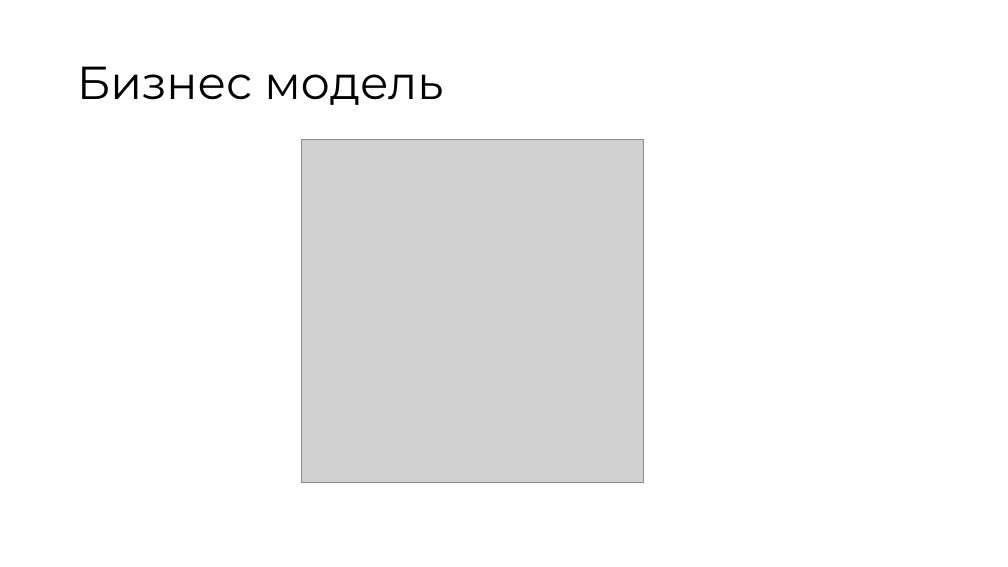
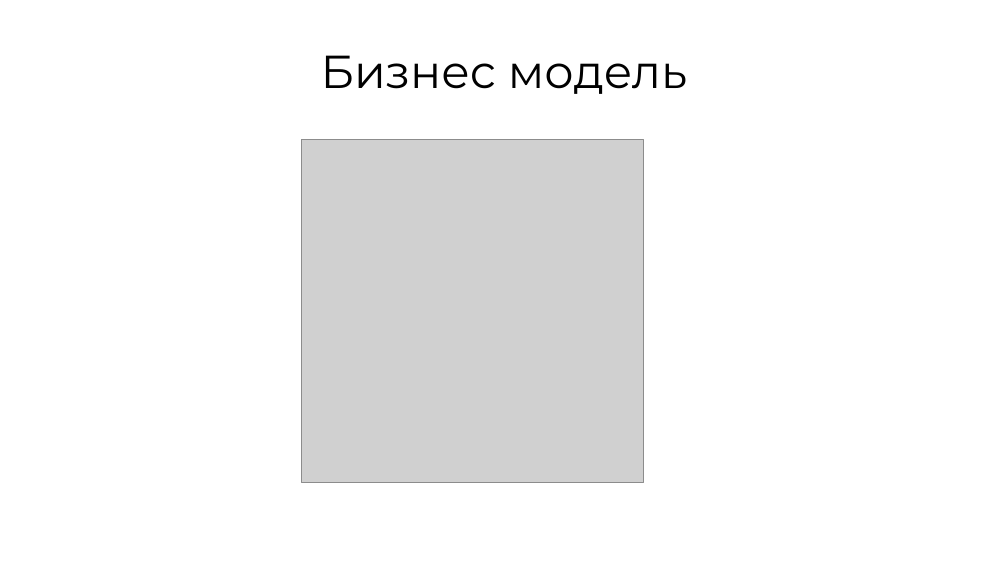
Before and after one commit to EstonaSSR/progect, a slide deck: slide 7 of Презентация к проекту.pptx. Drawn at 1008x567 pixels with LibreOffice and Linux fonts; fonts in the diff are those of the drawing; grey boxes stand for pictures. Boxes give left, top, right and bottom in pixels: in the first picture for what was removed or moved away, otherwise in the second. Text is boxed around its words. In the diff, an @@ line names an element or a change of style, - is before the commit and + after.

```diff
--- a/Презентация к проекту.pptx
+++ b/Презентация к проекту.pptx
@@ title "Бизнес модель": place and size @@
-title "Бизнес модель" at [77,66,443,105]
+title "Бизнес модель" at [321,55,687,94]
@@ title "Бизнес модель" at [321,55,687,94]: alignment left to centre; line spacing 0.9 to 1 @@
```
Also in this commit, not shown: 7 other slides changed.
